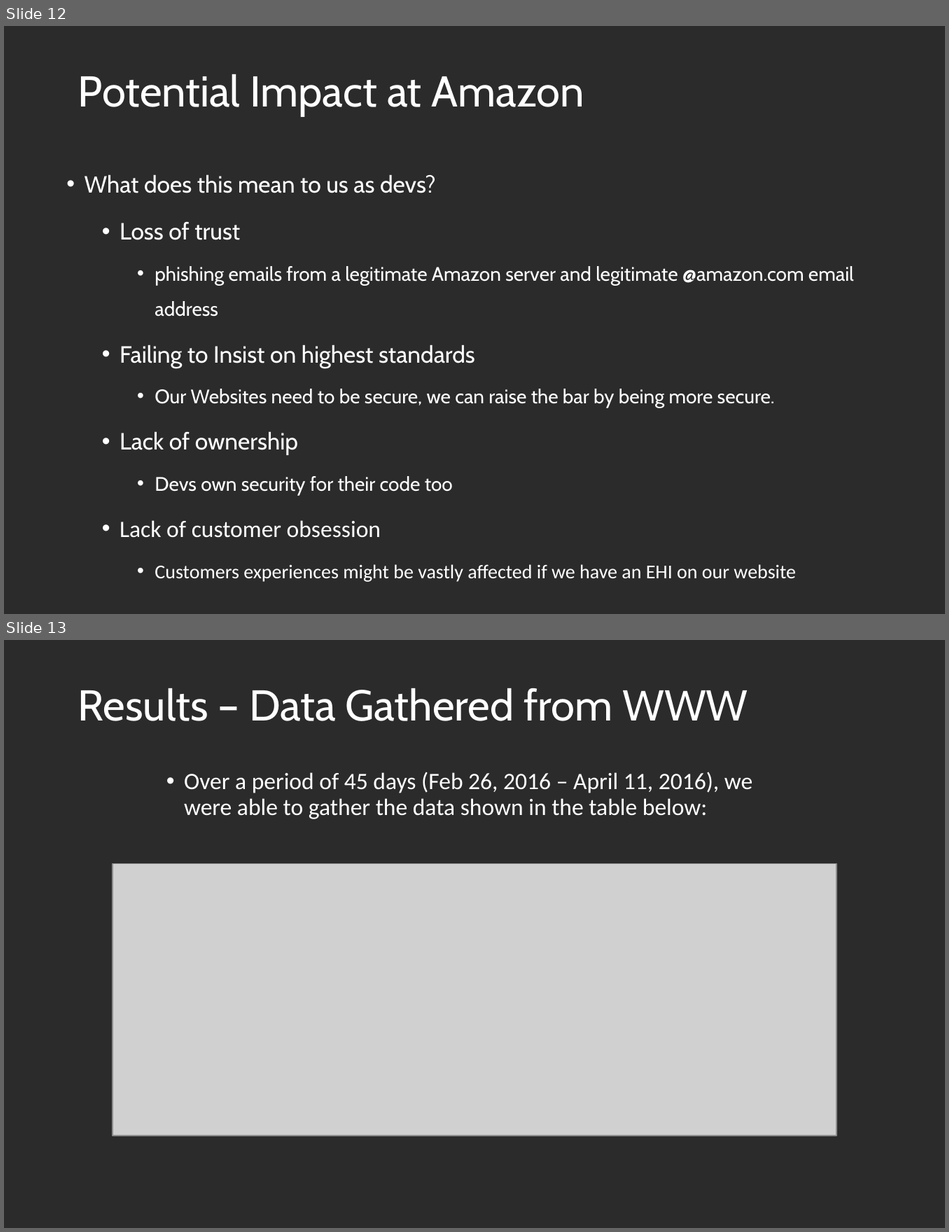
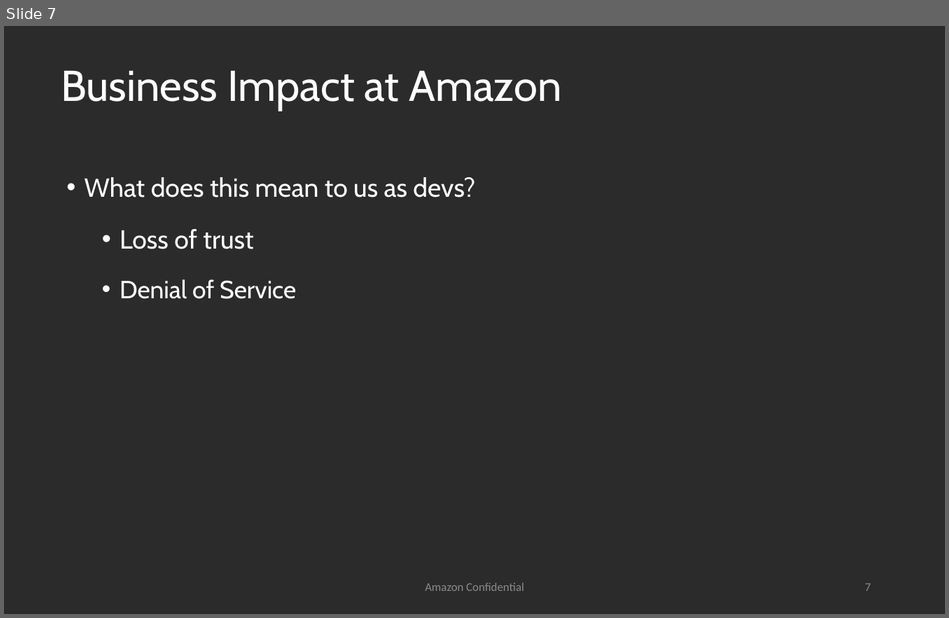
Before and after one commit to TDA/Zoncon, a slide deck: Zoncon-2017-Sai-Pc-ZCSlides.pptx. Shown one above the other, each under a label of ours: slides 12 and 13 before the commit, slide 7 after it. The pictures are 949x1232 and 949x618 pixels, drawn with LibreOffice and Linux fonts; fonts in the diff are those of the drawing; grey boxes stand for pictures; background and template pictures are left out; a plain dark background stands for a picture behind light text. Boxes give left, top, right and bottom in pixels: in the first picture for what was removed or moved away, otherwise in the second. Text is boxed around its words. In the diff, an @@ line names an element or a change of style, - is before the commit and + after.

```diff
--- a/Zoncon-2017-Sai-Pc-ZCSlides.pptx
+++ b/Zoncon-2017-Sai-Pc-ZCSlides.pptx
@@ slide 13 removed at <box>4,640,945,1228</box>, background picture (left out) @@
@@ title removed at <box>78,688,747,721</box> @@
-Results – Data Gathered from WWW
@@ text removed at <box>184,772,752,819</box> @@
-• Over a period of 45 days (Feb 26, 2016 – April 11, 2016), we were able to gather the data shown in the table below:
@@ picture removed at <box>112,864,836,1136</box> @@
@@ what was slide 12 is now slide 7 @@
@@ slide 7 changed as well @@
@@ title at <box>61,71,561,111</box>: text changed @@
-Potential Impact at Amazon
+Business Impact at Amazon
@@ text at <box>84,177,475,249</box>: size 18 to 20 pt in "What does this mean to us as ...", "Loss of trust" @@
@@ text at <box>119,279,296,299</box>: text changed; size 15 to 19 pt @@
-    • phishing emails from a legitimate Amazon server and legitimate @amazon.com email address
-  • Failing to Insist on highest standards
-    • Our Websites need to be secure, we can raise the bar by being more secure.
-  • Lack of ownership
-    • Devs own security for their code too
-  • Lack of customer obsession
-    • Customers experiences might be vastly affected if we have an EHI on our website
+  • Denial of Service
@@ text added at <box>425,582,524,591</box>, 9 pt, text #8C8C8C @@
+Amazon Confidential
@@ page number added at <box>865,583,871,591</box>, 9 pt, text #8C8C8C @@
+7
```
Also in this commit, not shown: 11 other slides changed, 2 slides added, 8 other slides removed.
